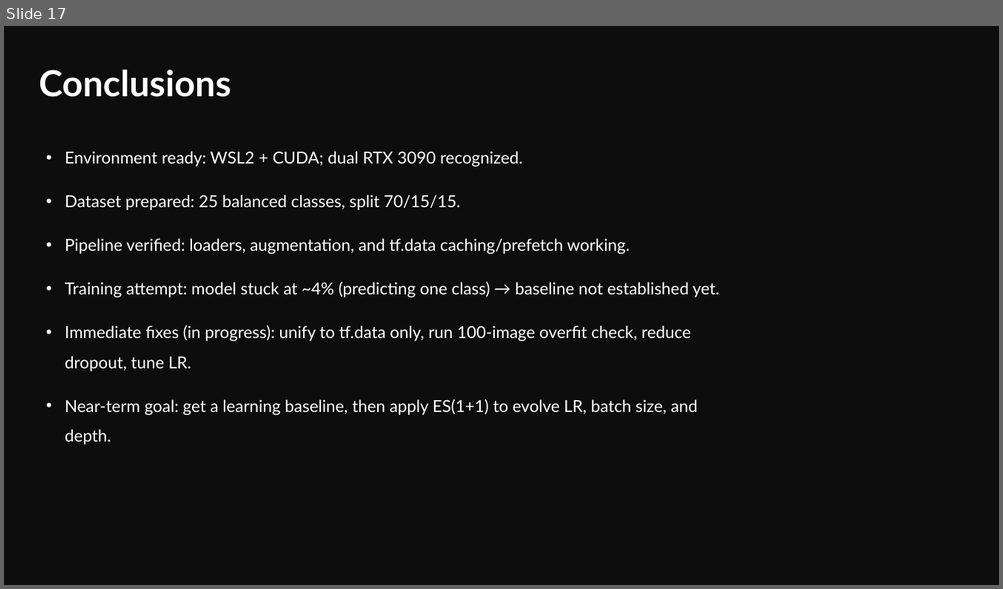
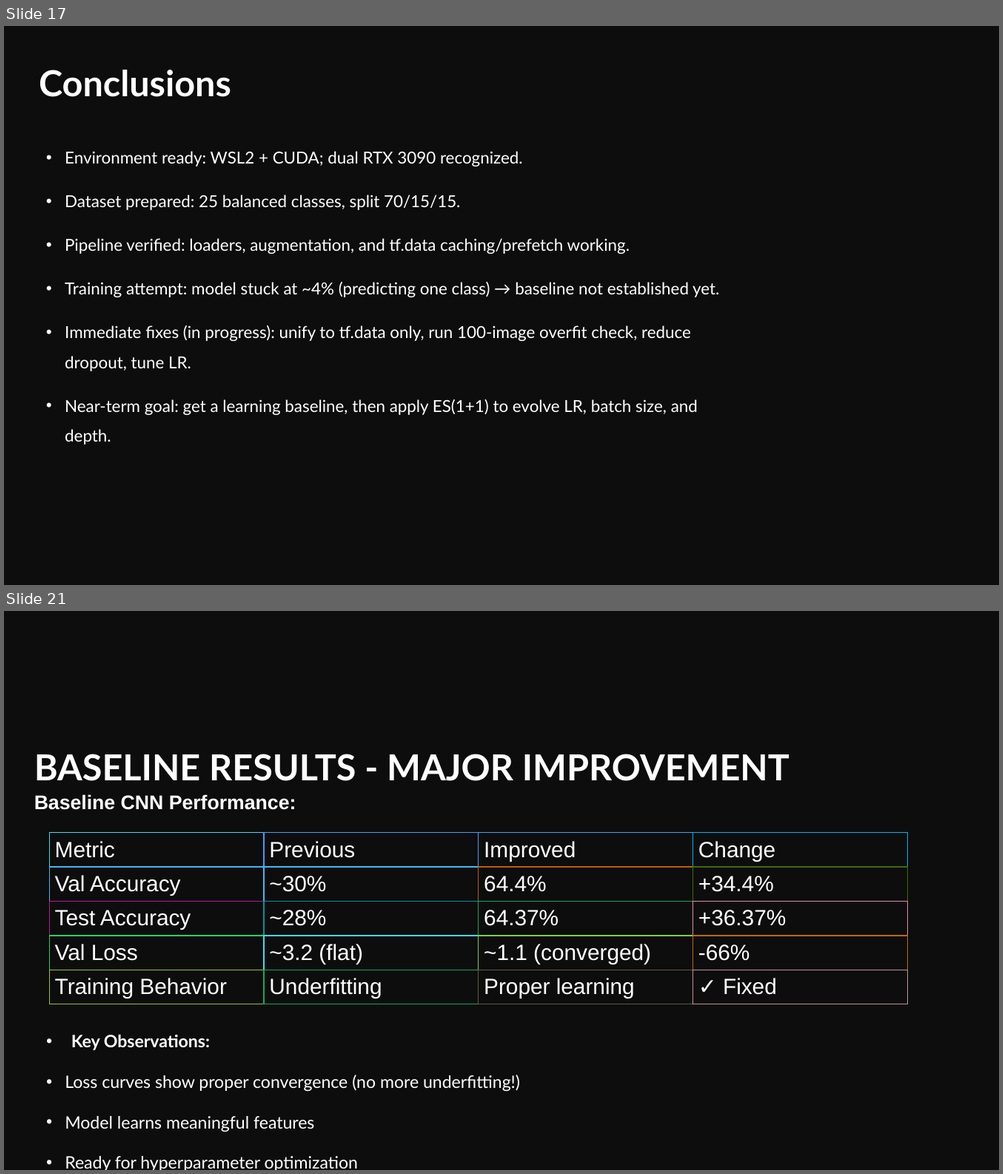
Before and after one commit to HAR5HA-7663/MCS-5993-Evolutionary-Computation-and-Deep-Learning, a slide deck: Term-project[Deep Food image classifier]/Deep Food Image Classifier [mid-update].pptx. Shown one above the other, each under a label of ours: slide 17 before the commit, slides 17 and 21 after it; the slides between them are not shown. The pictures are 1003x589 and 1003x1174 pixels, drawn with LibreOffice and Linux fonts; fonts in the diff are those of the drawing. Boxes give left, top, right and bottom in pixels: in the first picture for what was removed or moved away, otherwise in the second. Text is boxed around its words. In the diff, an @@ line names an element or a change of style, - is before the commit and + after.

```diff
--- a/Term-project[Deep Food image classifier]/Deep Food Image Classifier [mid-update].pptx
+++ b/Term-project[Deep Food image classifier]/Deep Food Image Classifier [mid-update].pptx
@@ slide 21 added at <box>4,611,999,1170</box>, background #0D0D0D @@
@@ title added at <box>34,754,789,781</box>, 26 pt, text #FFFFFF, bold @@
+BASELINE RESULTS - MAJOR IMPROVEMENT
@@ text added at <box>34,795,296,810</box>, 14.3 pt, text #FFFFFF, bold @@
+Baseline CNN Performance:
@@ table added at <box>48,833,908,1005</box>, 5 rows, 4 columns @@
+Metric | Previous | Improved | Change
+Val Accuracy | ~30% | 64.4% | +34.4%
+Test Accuracy | ~28% | 64.37% | +36.37%
+Val Loss | ~3.2 (flat) | ~1.1 (converged) | -66%
+Training Behavior | Underfitting | Proper learning | ✓ Fixed
@@ subtitle added at <box>65,1034,520,1170</box>, 12.4 pt, text #FFFFFF @@
+• Key Observations:
+• Loss curves show proper convergence (no more underfitting!)
+• Model learns meaningful features
+• Ready for hyperparameter optimization
```
Also in this commit, not shown: 12 other slides added, 1 slide removed.
